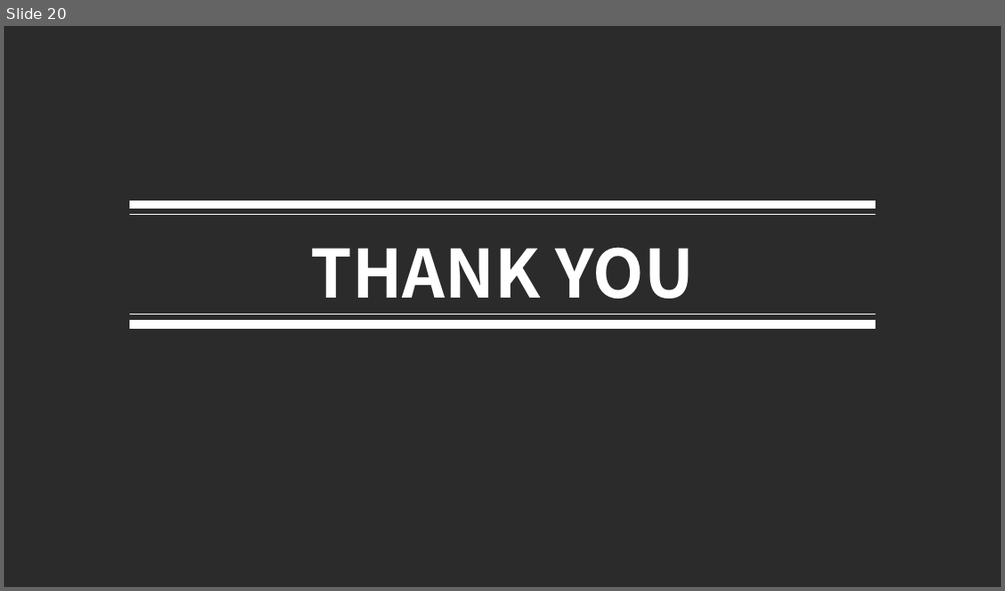
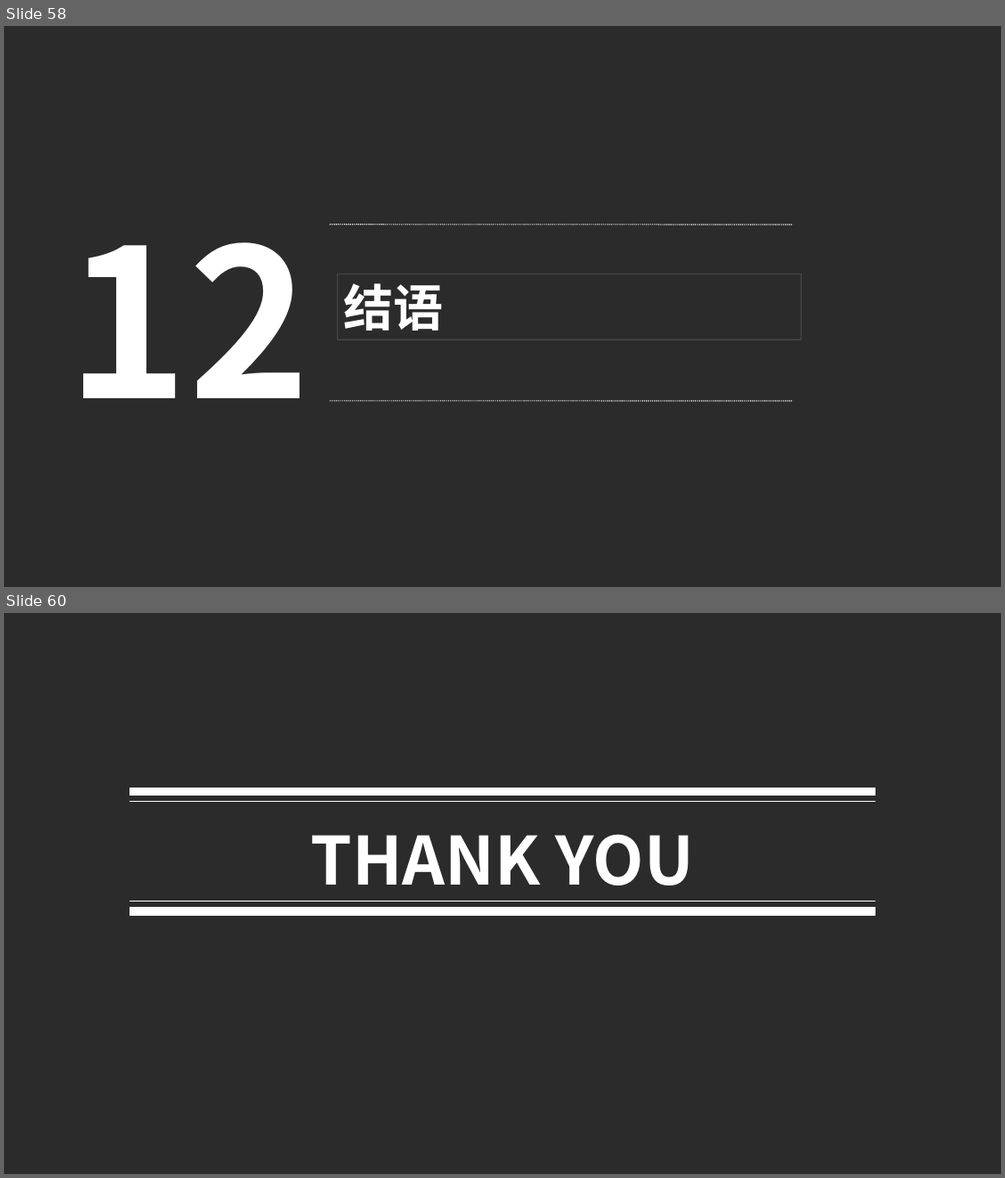
Before and after one commit to luke93h/git-blog, a slide deck: src/大前端简介.pptx. Shown one above the other, each under a label of ours: slide 20 before the commit, slides 58 and 60 after it; the slides between them are not shown. The pictures are 1005x591 and 1005x1178 pixels, drawn with LibreOffice and Linux fonts; fonts in the diff are those of the drawing; background and template pictures are left out; a plain dark background stands for a picture behind light text. Boxes give left, top, right and bottom in pixels: in the first picture for what was removed or moved away, otherwise in the second. Text is boxed around its words. In the diff, an @@ line names an element or a change of style, - is before the commit and + after.

```diff
--- a/src/大前端简介.pptx
+++ b/src/大前端简介.pptx
@@ slide 58 added at box(4, 26, 1001, 587), background picture (left out) @@
@@ line added from (330, 224) to (793, 224), #FFFFFF 0.75 pt dashed @@
@@ text added at box(67, 242, 310, 398), 149 pt, text #FFFFFF, bold @@
+12
@@ rectangle added at box(338, 273, 801, 339), outline #FFFFFF 0.5 pt, 36 pt, text #FFFFFF, bold @@
+结语
@@ line added from (330, 401) to (793, 401), #FFFFFF 0.75 pt dashed @@
@@ what was slide 20 is now slide 60 @@
```
Also in this commit, not shown: 1 slide changed, 40 other slides added, 1 slide removed, 4 other files.
